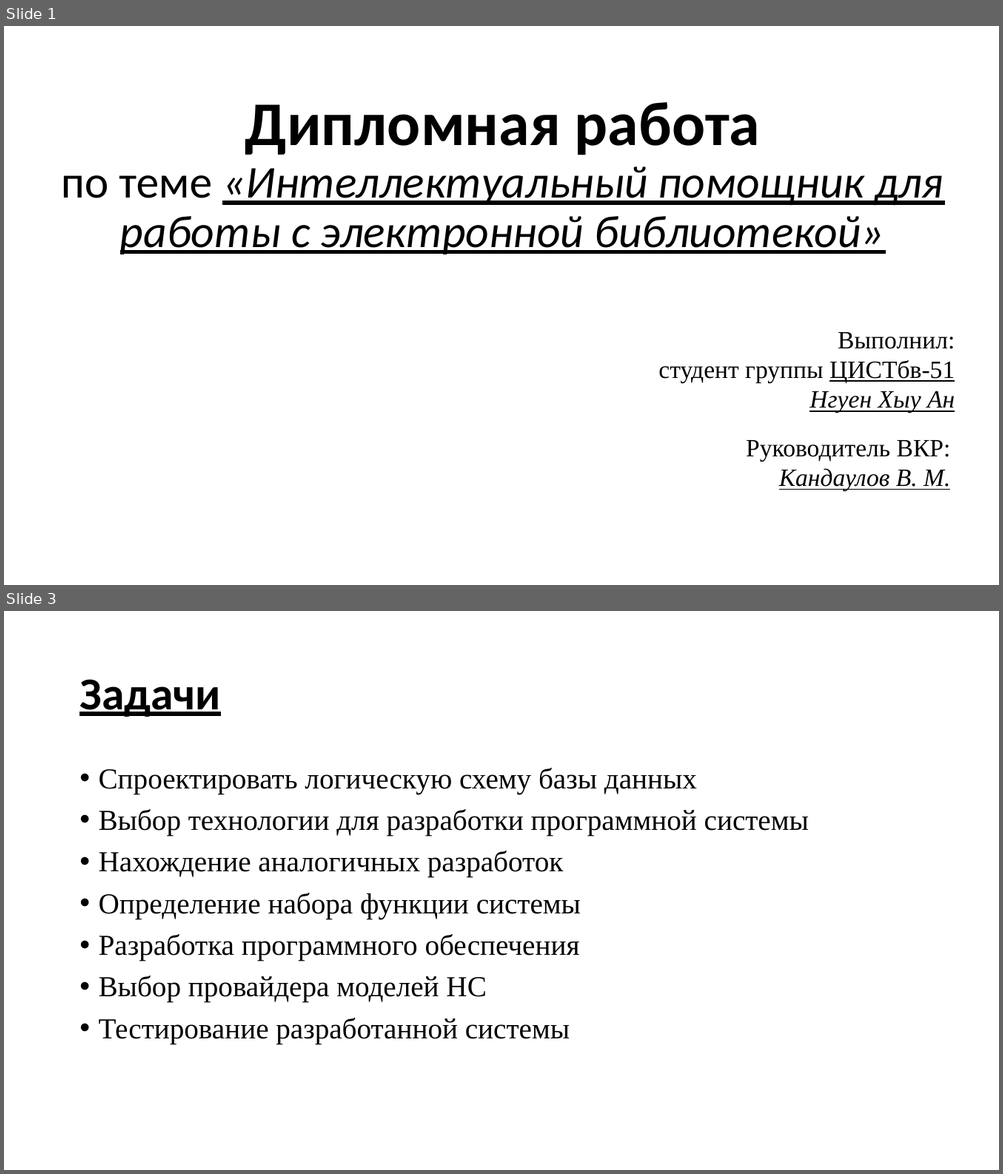
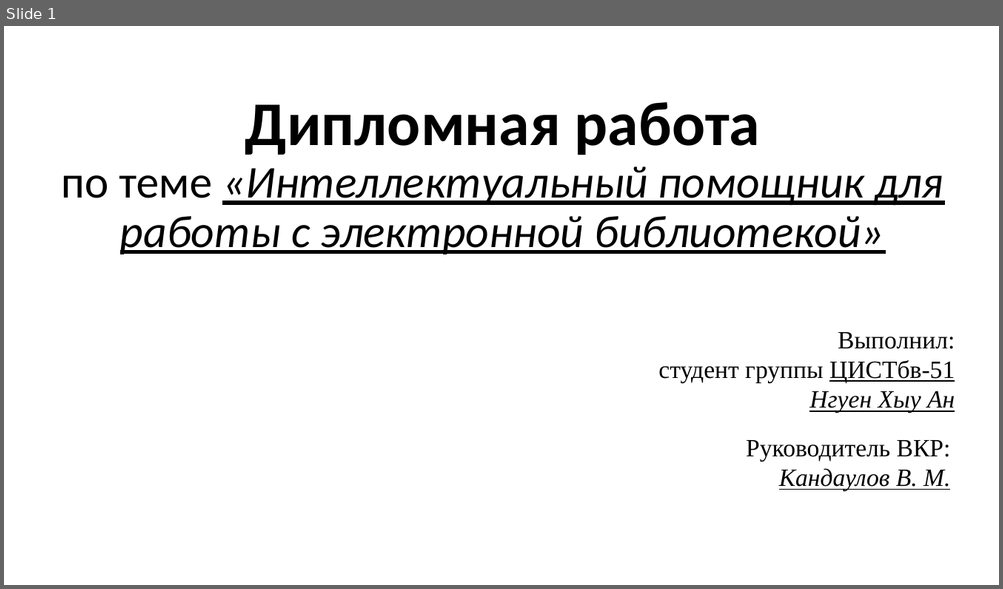
Before and after one commit to an-nguen/UlstuGradWork, a slide deck: docs/Презентация.pptx. Shown one above the other, each under a label of ours: slides 1 and 3 before the commit, slide 1 after it; the slides between them are not shown. The pictures are 1003x1174 and 1003x589 pixels, drawn with LibreOffice and Linux fonts; fonts in the diff are those of the drawing. Boxes give left, top, right and bottom in pixels: in the first picture for what was removed or moved away, otherwise in the second. Text is boxed around its words. In the diff, an @@ line names an element or a change of style, - is before the commit and + after.

```diff
--- a/docs/Презентация.pptx
+++ b/docs/Презентация.pptx
@@ slide 3 removed at [4, 611, 999, 1170], background #FFFFFF @@
@@ title removed at [79, 679, 221, 717] @@
-Задачи
@@ text removed at [99, 768, 808, 1044] @@
-• Спроектировать логическую схему базы данных
-• Выбор технологии для разработки программной системы
-• Нахождение аналогичных разработок
-• Определение набора функции системы
-• Разработка программного обеспечения
-• Выбор провайдера моделей НС
-• Тестирование разработанной системы
```
Also in this commit, not shown: 3 slides changed, 1 slide added, 4 other slides removed, 1 other file.
